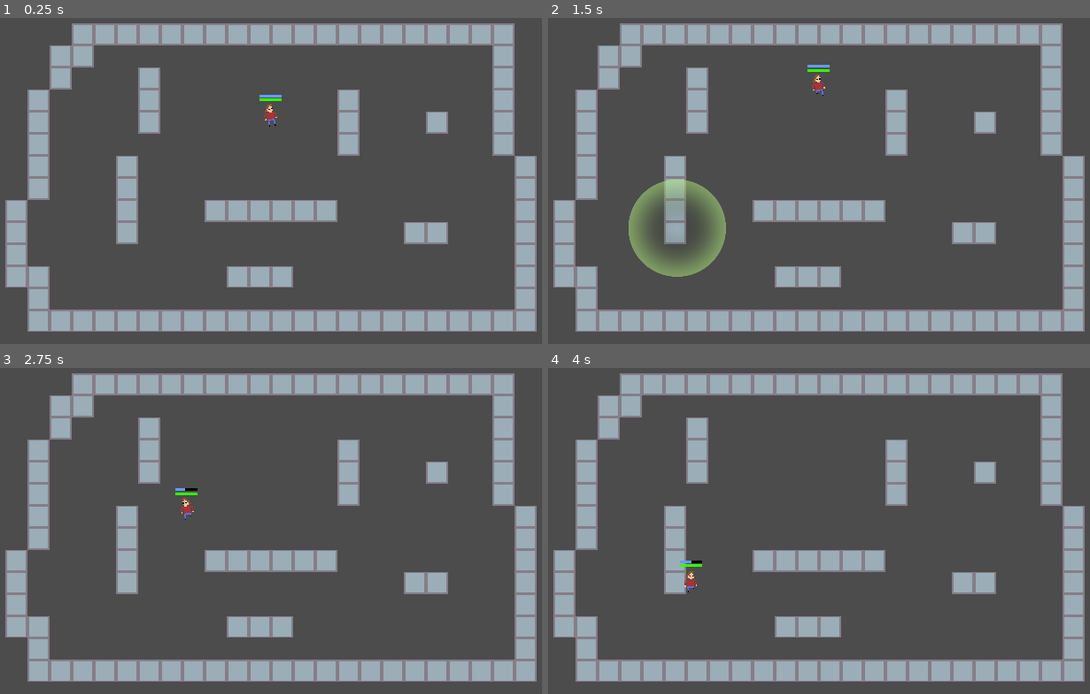
Above: before the commit, frames 1-4 (two rows, left to right).
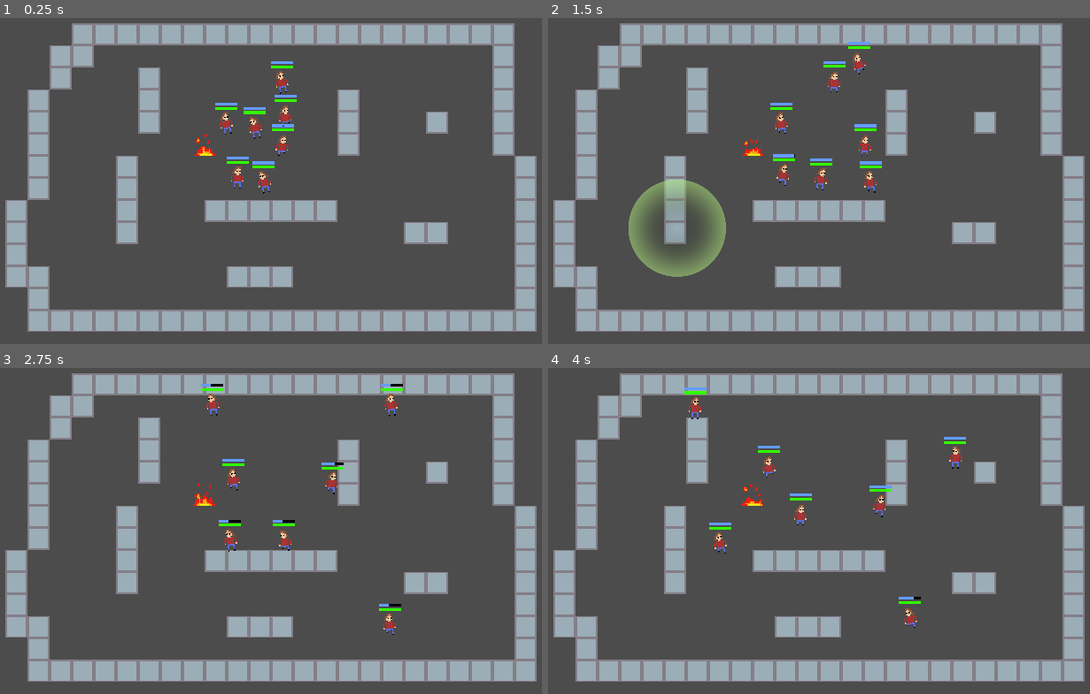
Above: after the commit, the same moments.

Repository: lukeshiner/toms
Game: Godot game, scene res://world/World.tscn
Same seed, same stepped clock (60 frames per second), same inputs: the game is played once before the commit and once after it.
Inputs (mouse positions are in pixels of both pictures, inside the frame that each line leads up to):
- Up to frame 1 (0.25 s): no input
- Up to frame 2 (1.5 s): move the mouse to (976, 187) at 0.52 s; click (976, 187) at 0.67 s; move the mouse to (678, 229) at 1.27 s; click (678, 229) at 1.42 s
- Up to frame 3 (2.75 s): move the mouse to (341, 465) at 2.02 s; click (341, 465) at 2.17 s
- Up to frame 4 (4 s): move the mouse to (781, 641) at 2.77 s; click (781, 641) at 2.92 s; move the mouse to (1030, 619) at 3.52 s; click (1030, 619) at 3.67 s

The runs differ from the first frame. In frame 1, 1.2% of the frame differs, in the area x 35-55%, y 13-54%; in frame 2, 1.3%, in the area x 35-62%, y 7-54%; in frame 3, 1.3%; in frame 4, 1.3%.

Commit message:
feat: Toms catch fire

Diff:
--- a/State.gd
+++ b/State.gd
@@ -5,7 +5,7 @@
 var can_focus = true
 
 func state_logic(_delta):
-	pass
+	handle_collision()
 
 func get_transition(_delta):
 	return null
@@ -15,3 +15,19 @@
 
 func exit_state(_new_state):
 	pass
+
+func handle_collision():
+	for i in range(parent.get_slide_count()):
+		var collision = parent.get_slide_collision(i)
+		if collision.collider.is_in_group("Toms"):
+			collide_tom(collision)
+		elif collision.collider.is_in_group("Fire"):
+			collide_fire(collision)
+
+func collide_tom(collision):
+	var tom = collision.collider
+	if tom.stateMachine.state == tom.BURN:
+		parent.stateMachine.set_state(parent.BURN)
+
+func collide_fire(_collision):
+	parent.stateMachine.set_state(parent.BURN)
--- a/fire/Flames.tscn
+++ b/fire/Flames.tscn
@@ -39,6 +39,7 @@
 
 [node name="AnimatedSprite" type="AnimatedSprite" parent="."]
 frames = SubResource( 6 )
+frame = 2
 playing = true
 
 [node name="CollisionShape2D" type="CollisionShape2D" parent="."]
--- a/tom/Focus.gd
+++ b/tom/Focus.gd
@@ -3,7 +3,7 @@
 var max_value = 100
 var min_value = 0
 export(float) var drain_time = 1.0
-export(float) var recharge_time = 1.5
+export(float) var recharge_time = 0.5
 
 enum {
 	UP, DOWN
--- a/tom/Freeze.gd
+++ b/tom/Freeze.gd
@@ -1,7 +1,4 @@
 extends State
-
-func state_logic(_delta):
-	pass
 
 func get_transition(_delta):
 	return null
--- a/tom/Idle.gd
+++ b/tom/Idle.gd
@@ -1,7 +1,4 @@
 extends State
-
-func state_logic(_delta):
-	pass
 
 func get_transition(_delta):
 	return null
@@ -9,6 +6,3 @@
 func enter_state(_previous_state):
 	parent.sprite.rotation_degrees = 0
 	parent.animationPlayer.play("Idle")
-
-func exit_state(_new_state):
-	pass
--- a/tom/Move.gd
+++ b/tom/Move.gd
@@ -21,6 +21,7 @@
 		wobble_time += wobble_step * delta
 	else:
 		parent.sprite.rotation_degrees = 0
+	.state_logic(delta)
 
 func get_transition(_delta):
 	return null
--- a/tom/Tom.tscn
+++ b/tom/Tom.tscn
@@ -124,6 +124,7 @@
 visible = false
 position = Vector2( 0, -4.72471 )
 frames = SubResource( 5 )
+frame = 2
 playing = true
 
 [node name="Sprite" type="Sprite" parent="."]
--- a/world/World.tscn
+++ b/world/World.tscn
@@ -1,8 +1,9 @@
-[gd_scene load_steps=4 format=2]
+[gd_scene load_steps=5 format=2]
 
 [ext_resource path="res://world/tiles.tres" type="TileSet" id=1]
 [ext_resource path="res://tom/Tom.tscn" type="PackedScene" id=2]
 [ext_resource path="res://world/InputHandler.gd" type="Script" id=3]
+[ext_resource path="res://fire/Flames.tscn" type="PackedScene" id=4]
 
 [node name="World" type="Node2D"]
 
@@ -14,8 +15,45 @@
 
 [node name="Toms" type="Node" parent="."]
 
-[node name="Tom" parent="Toms" instance=ExtResource( 2 )]
-position = Vector2( 256, 96 )
+[node name="Tom" parent="Toms" groups=[
+"Toms",
+] instance=ExtResource( 2 )]
+position = Vector2( 264, 72 )
+
+[node name="Tom2" parent="Toms" groups=[
+"Toms",
+] instance=ExtResource( 2 )]
+position = Vector2( 224, 75.2753 )
+
+[node name="Tom5" parent="Toms" groups=[
+"Toms",
+] instance=ExtResource( 2 )]
+position = Vector2( 256, 104 )
+
+[node name="Tom6" parent="Toms" groups=[
+"Toms",
+] instance=ExtResource( 2 )]
+position = Vector2( 232, 128 )
+
+[node name="Tom7" parent="Toms" groups=[
+"Toms",
+] instance=ExtResource( 2 )]
+position = Vector2( 264, 131.275 )
+
+[node name="Tom3" parent="Toms" groups=[
+"Toms",
+] instance=ExtResource( 2 )]
+position = Vector2( 288, 96 )
+
+[node name="Tom4" parent="Toms" groups=[
+"Toms",
+] instance=ExtResource( 2 )]
+position = Vector2( 288, 96 )
 
 [node name="InputHandler" type="Node" parent="."]
 script = ExtResource( 3 )
+
+[node name="Flames" parent="." groups=[
+"Fire",
+] instance=ExtResource( 4 )]
+position = Vector2( 208, 104 )
